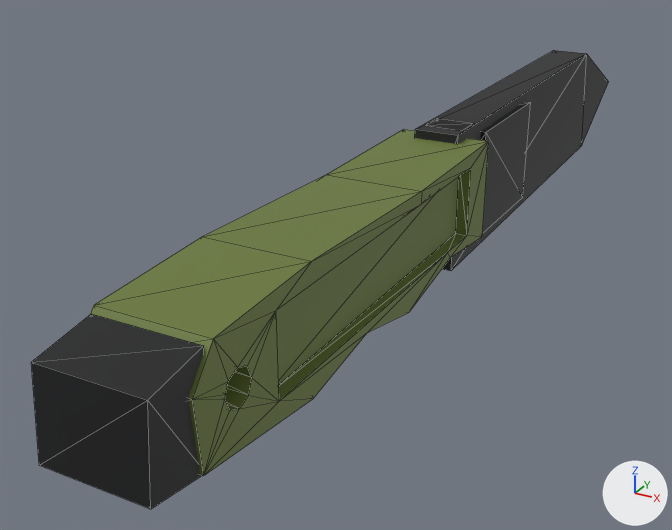
An edit to the FBX model art/anim/guns/Knife.fbx, drawn before and after from the same camera.
The view is the same before and after, from a 50 mm lens placed at (0.595, -1.076, 0.53), pointed at (-0.165, 0.306, -0.161). The lights are fixed; the arrows at lower right show +X, +Y and +Z. The older version comes first. Mesh edges are drawn as thin lines.

Script lines for the objects in view, before the commit:
```python
me_grip = bpy.data.meshes.new('Grip')
me_grip.from_pydata(...)  # 59 vertices, 118 faces; spans x -0.08..0.08, y -0.42..0.42, z -0.097..0.097
me_grip.materials.append(mat_gun_olive)  # dark green #6b7a3a
me_pommel = bpy.data.meshes.new('Pommel')
me_pommel.from_pydata(...)  # 8 vertices, 12 faces; spans x -0.075..0.075, y -0.05..0.05, z -0.075..0.075
me_pommel.materials.append(mat_gun_darksteel)  # black #141517
me_sheath = bpy.data.meshes.new('Sheath')
me_sheath.from_pydata(...)  # 18 vertices, 28 faces; spans x -0.05..0.05, y -0.06..1.02, z -0.15..0.1
me_sheath.materials.append(mat_gun_polymer)  # black #1c1d1f
ob_grip = bpy.data.objects.new('Grip', me_grip)
ob_grip.location = (0.0, -0.02, -0.007)
ob_pommel = bpy.data.objects.new('Pommel', me_pommel)
ob_pommel.location = (0.0, -0.46, 0.0)
ob_sheath = bpy.data.objects.new('Sheath', me_sheath)
ob_sheath.location = (0.0, 0.42, 0.0)
```
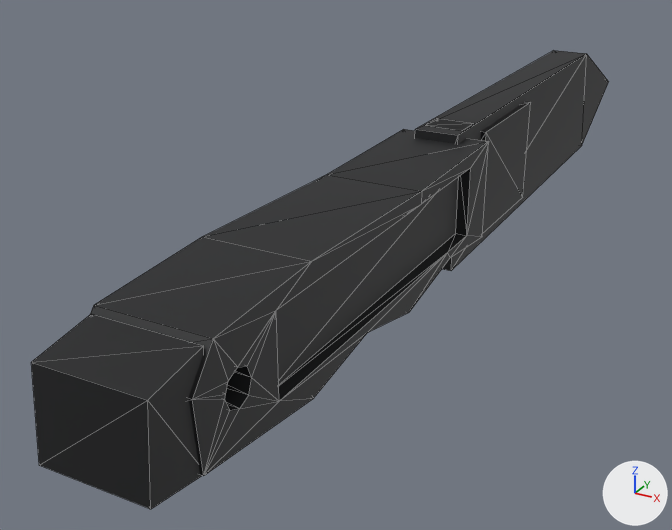
Boxes (x1, y1, x2, y2) around the edits, measured in the pictures (672 x 530 px):
'Grip', recoloured (dark green to black)
    both: (90, 129, 489, 476)

Diff of the bpy script that builds the scene:
```diff
--- a/art/anim/guns/Knife.fbx.py
+++ b/art/anim/guns/Knife.fbx.py
@@ me_grip @@
 me_grip.from_pydata(...)  # 59 vertices, 118 faces; spans x -0.08..0.08, y -0.42..0.42, z -0.097..0.097
-me_grip.materials.append(mat_gun_olive)  # dark green #6b7a3a
+me_grip.materials.append(mat_gun_polymer)  # black #1c1d1f
```
